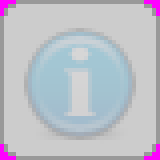
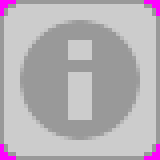
Layered file, before and after one edit (160px x 160px). Changes by layer:
showed "Layer #2", moved it above "Layer #5", painted on it over (20, 20, 140, 140)
hid "Layer #5", opacity 20% → 100%, painted on it over (20, 20, 140, 140)
hid "Layer", moved it above "Layer #4", painted on it over (20, 20, 140, 140)
added layer "Layer #4" above "Layer #3" over (20, 20, 140, 140)
painted on "Layer #1" over (20, 20, 140, 140)
